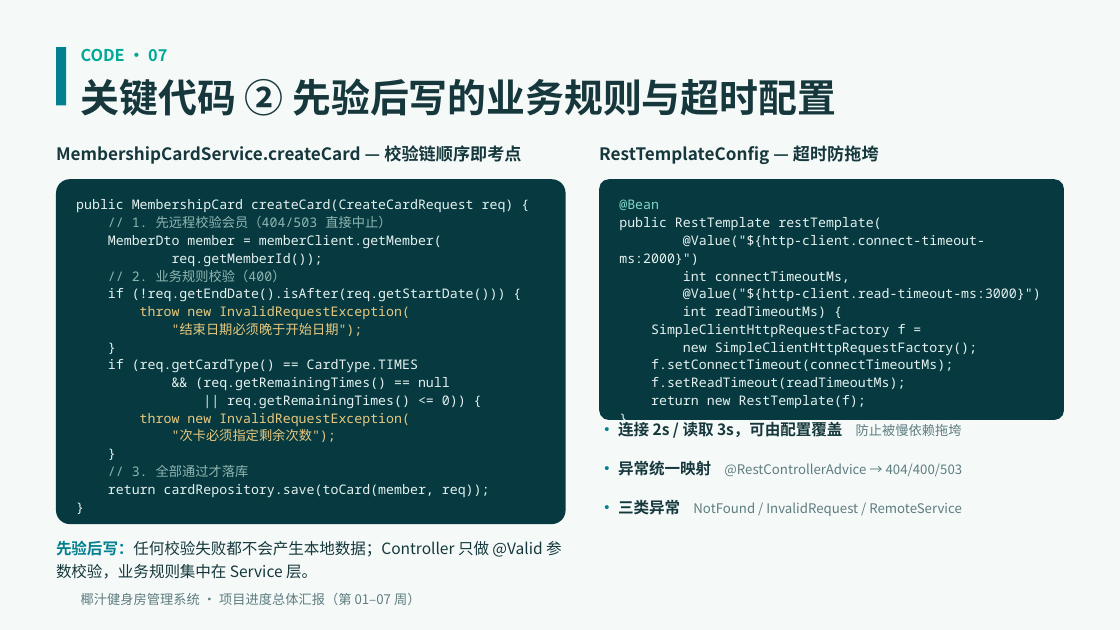
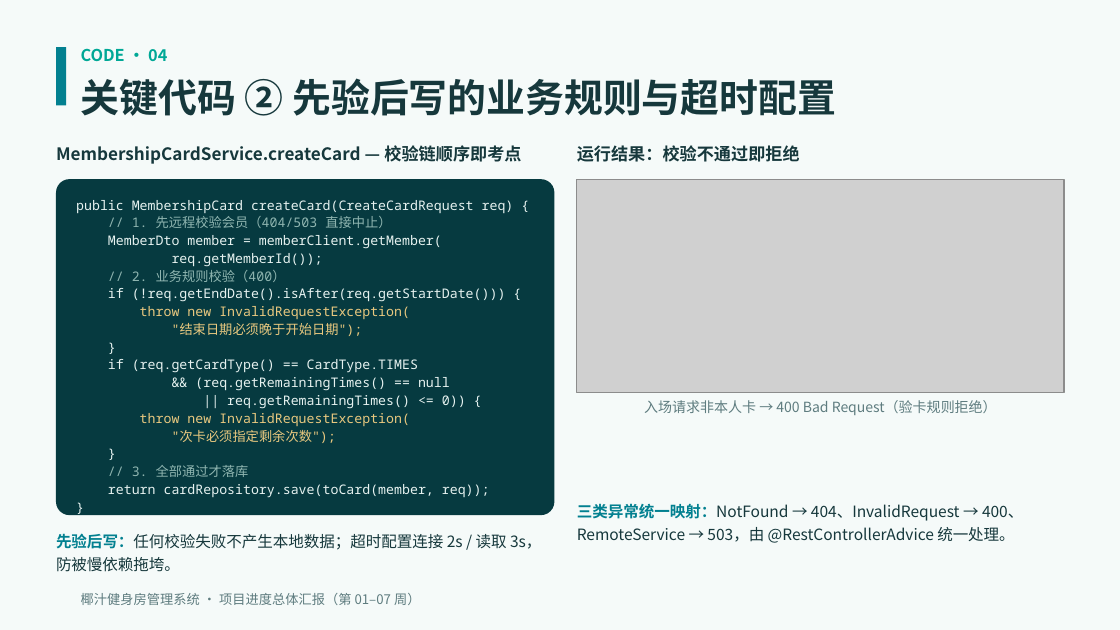
Before and after one commit to lovely7067/Microservices-practice-2412190217, a slide deck: slide 5 of docs/项目进度汇报-第01-07周.pptx (slide 8 before the commit). Drawn at 1120x630 pixels with LibreOffice and Linux fonts; fonts in the diff are those of the drawing; grey boxes stand for pictures. Boxes give left, top, right and bottom in pixels: in the first picture for what was removed or moved away, otherwise in the second. Text is boxed around its words. In the diff, an @@ line names an element or a change of style, - is before the commit and + after.

Commit message:
docs: PPT 精简为 7 页——项目介绍、01-07 周概览、关键代码页附真实结果截图（来自 week-06/07 截图库）

```diff
--- a/docs/项目进度汇报-第01-07周.pptx
+++ b/docs/项目进度汇报-第01-07周.pptx
@@ text at (81,48,167,61): text changed @@
-CODE · 07
+CODE · 04
@@ text at (577,145,800,162): text changed @@
-RestTemplateConfig — 超时防拖垮
+运行结果：校验不通过即拒绝
@@ rounded rectangle: place and size @@
-rounded rectangle at (56,179,566,524)
+rounded rectangle at (56,179,554,515)
@@ picture added at (577,179,1064,392) @@
@@ rounded rectangle removed at (599,179,1064,420) @@
@@ text removed at (619,199,1041,408) @@
-@Bean
-public RestTemplate restTemplate(
-@Value("${http-client.connect-timeout-ms:2000}")
-int connectTimeoutMs,
-@Value("${http-client.read-timeout-ms:3000}")
-int readTimeoutMs) {
-SimpleClientHttpRequestFactory f =
-new SimpleClientHttpRequestFactory();
-f.setConnectTimeout(connectTimeoutMs);
-f.setReadTimeout(readTimeoutMs);
-return new RestTemplate(f);
-}
@@ text removed at (618,419,962,440) @@
-· 连接 2s / 读取 3s，可由配置覆盖 防止被慢依赖拖垮
@@ text added at (644,400,997,415), 9 pt, text #5E7C7F @@
+入场请求非本人卡 → 400 Bad Request（验卡规则拒绝）
@@ text removed at (618,460,963,477) @@
-· 异常统一映射 @RestControllerAdvice → 404/400/503
@@ text at (577,503,1023,543): text changed; size 8.5 to 10 pt; text colour #5E7C7F to #16383C @@
-· 三类异常 NotFound / InvalidRequest / RemoteService
+三类异常统一映射：NotFound → 404、InvalidRequest → 400、RemoteService → 503，由 @RestControllerAdvice 统一处理。
@@ text at (56,533,541,572): text changed @@
-先验后写：任何校验失败都不会产生本地数据；Controller 只做 @Valid 参数校验，业务规则集中在 Service 层。
+先验后写：任何校验失败不产生本地数据；超时配置连接 2s / 读取 3s，防被慢依赖拖垮。
```
Also in this commit, not shown: 5 other slides changed, 1 slide added, 5 slides removed.
